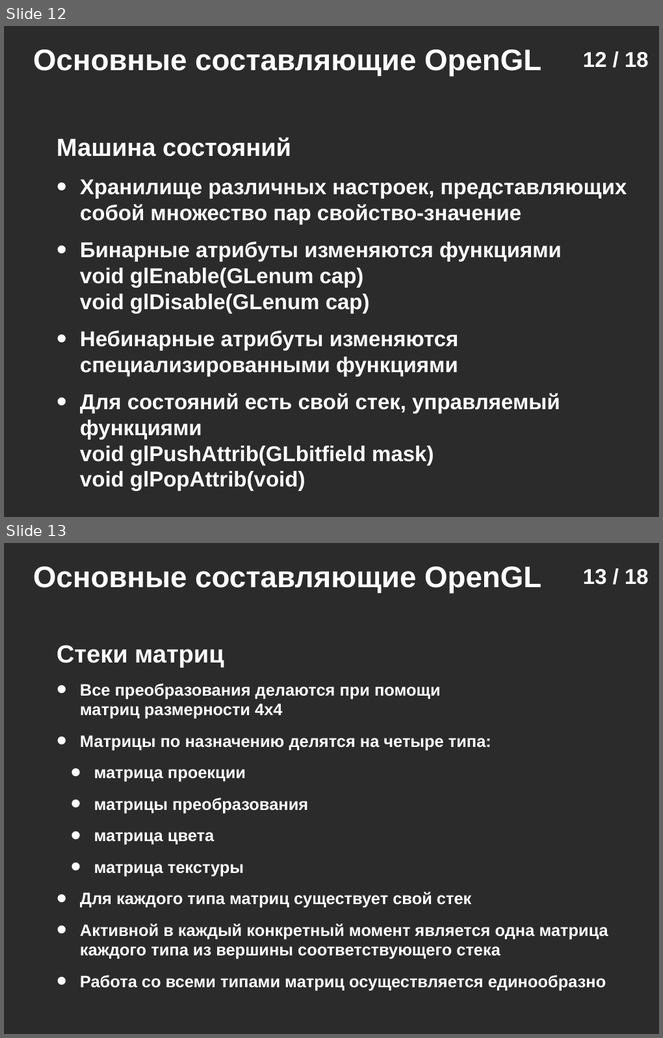
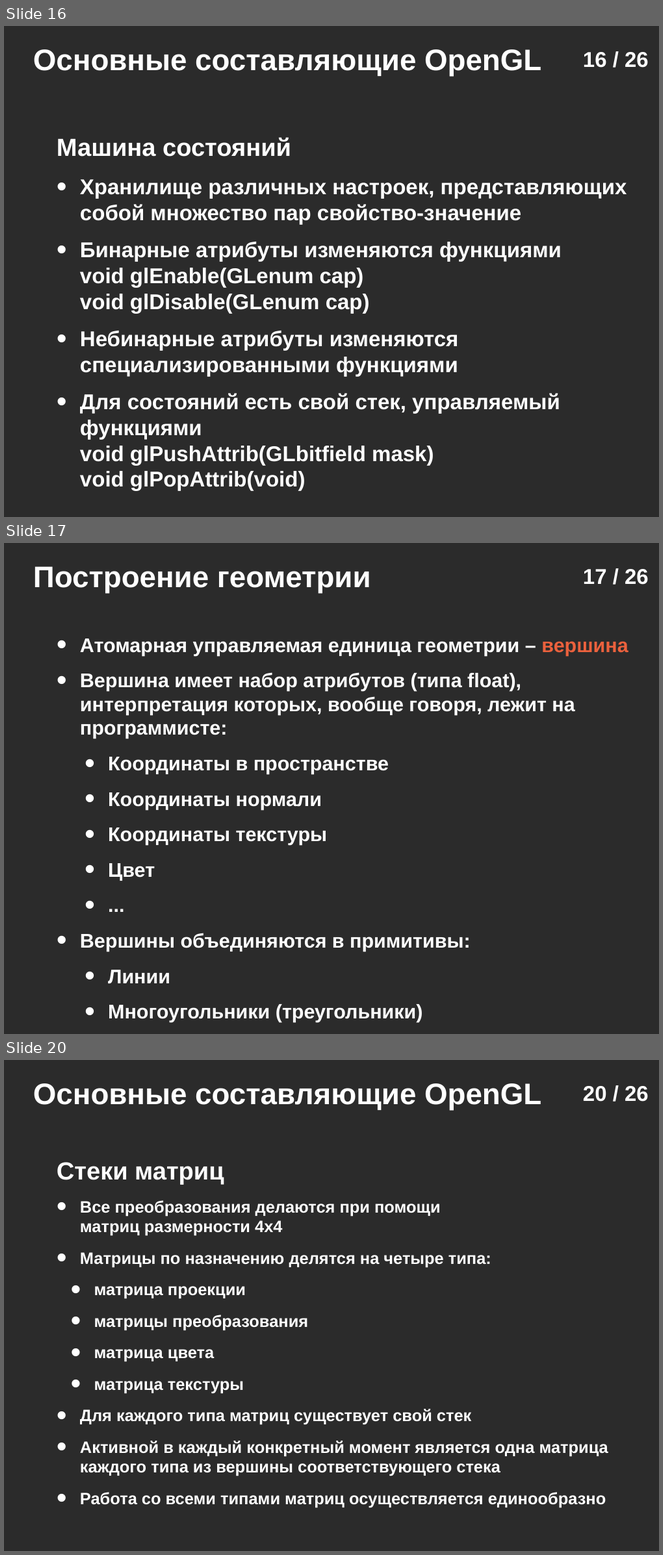
Before and after one commit to icosaeder/mmtech-lect, a slide deck: Лекции/Лекция №1/Лекция №1.odp. Shown one above the other, each under a label of ours: slides 12 and 13 before the commit, slides 16, 17 and 20 after it; the slides between them are not shown. The pictures are 663x1038 and 663x1555 pixels, drawn with LibreOffice and Linux fonts; fonts in the diff are those of the drawing; background and template pictures are left out; a plain dark background stands for a picture behind light text. Boxes give left, top, right and bottom in pixels: in the first picture for what was removed or moved away, otherwise in the second. Text is boxed around its words. In the diff, an @@ line names an element or a change of style, - is before the commit and + after.

```diff
--- a/Лекции/Лекция №1/Лекция №1.odp
+++ b/Лекции/Лекция №1/Лекция №1.odp
@@ slide 17 added at [4, 543, 659, 1034], background picture (left out) @@
@@ text added at [33, 566, 371, 593], 36 pt, text #FFFFFF, bold @@
+Построение геометрии
@@ page number added at [583, 569, 649, 585], 26 pt, text #FFFFFF, bold @@
+17 / 26
@@ text added at [80, 639, 628, 984], 24 pt, text #FFFFFF, bold @@
+• Атомарная управляемая единица геометрии – вершина
+• Вершина имеет набор атрибутов (типа float), интерпретация которых, вообще говоря, лежит на программисте:
+    • Координаты в пространстве
+    • Координаты нормали
+    • Координаты текстуры
+    • Цвет
+    • ...
+• Вершины объединяются в примитивы:
+    • Линии
+    • Многоугольники (треугольники)
@@ what was slide 12 is now slide 16 @@
@@ page number at [583, 52, 649, 68]: text changed @@
-12 / 18
+16 / 26
@@ what was slide 13 is now slide 20 @@
@@ page number at [583, 1086, 649, 1102]: text changed @@
-13 / 18
+20 / 26
```
Also in this commit, not shown: 6 slides changed, 11 other slides added, 4 slides removed, 4 other files.
